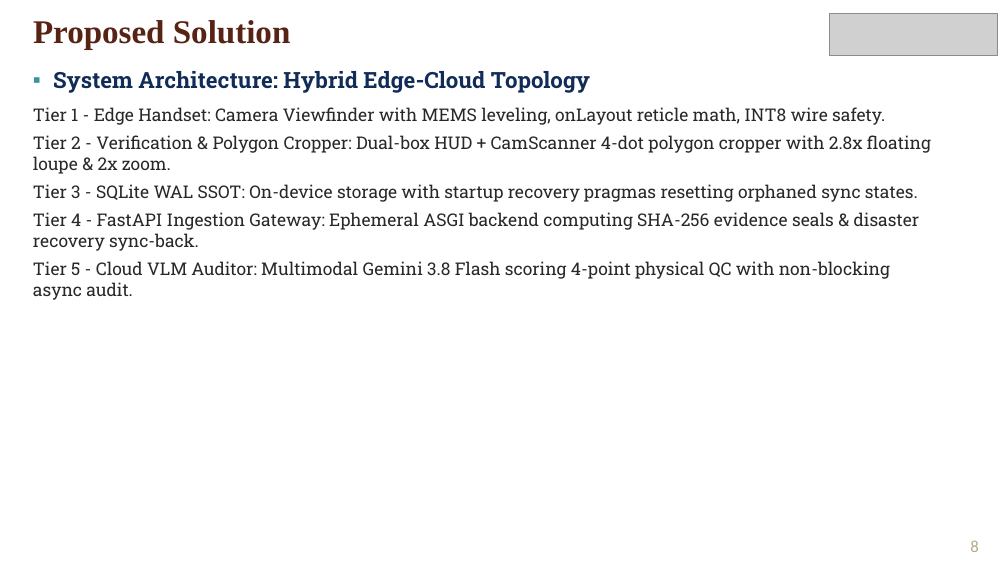
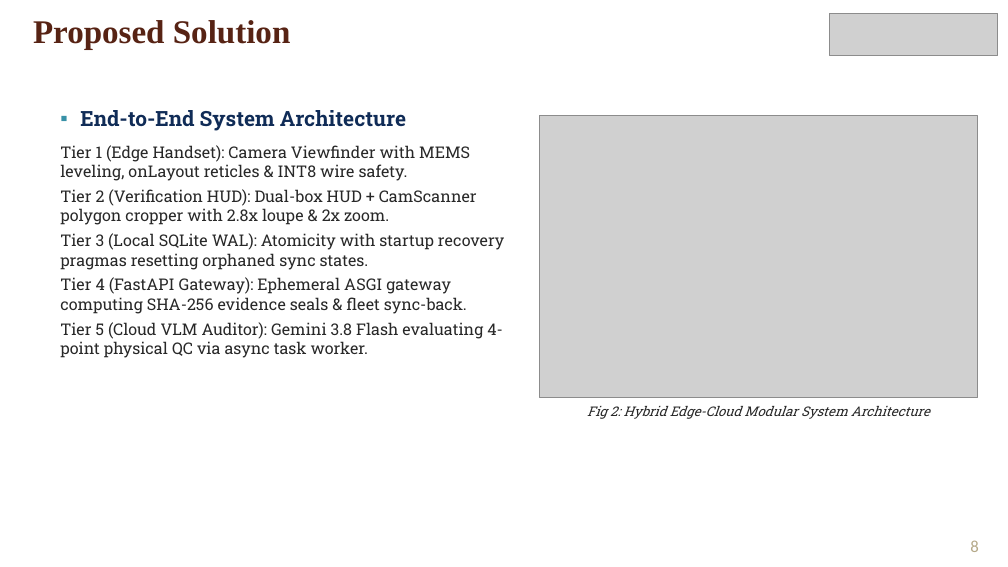
Before and after one commit to frankmathewsajan/psychic-spark, a slide deck: slide 8 of docs/presentation/Capstone_Final_Review_Presentation.pptx. Drawn at 1008x567 pixels with LibreOffice and Linux fonts; fonts in the diff are those of the drawing; grey boxes stand for pictures; background and template pictures are left out. Boxes give left, top, right and bottom in pixels: in the first picture for what was removed or moved away, otherwise in the second. Text is boxed around its words. In the diff, an @@ line names an element or a change of style, - is before the commit and + after.

Commit message:
docs: enrich presentation with diagrams and tables, add photo to report biodata, and substantiate AWS OPEX metrics

```diff
--- a/docs/presentation/Capstone_Final_Review_Presentation.pptx
+++ b/docs/presentation/Capstone_Final_Review_Presentation.pptx
@@ text at box(60, 110, 504, 358): text changed; size 12.5 to 11.5 pt @@
-▪ System Architecture: Hybrid Edge-Cloud Topology
-Tier 1 - Edge Handset: Camera Viewfinder with MEMS leveling, onLayout reticle math, INT8 wire safety.
-Tier 2 - Verification & Polygon Cropper: Dual-box HUD + CamScanner 4-dot polygon cropper with 2.8x floating loupe & 2x zoom.
-Tier 3 - SQLite WAL SSOT: On-device storage with startup recovery pragmas resetting orphaned sync states.
-Tier 4 - FastAPI Ingestion Gateway: Ephemeral ASGI backend computing SHA-256 evidence seals & disaster recovery sync-back.
-Tier 5 - Cloud VLM Auditor: Multimodal Gemini 3.8 Flash scoring 4-point physical QC with non-blocking async audit.
+▪ End-to-End System Architecture
+Tier 1 (Edge Handset): Camera Viewfinder with MEMS leveling, onLayout reticles & INT8 wire safety.
+Tier 2 (Verification HUD): Dual-box HUD + CamScanner polygon cropper with 2.8x loupe & 2x zoom.
+Tier 3 (Local SQLite WAL): Atomicity with startup recovery pragmas resetting orphaned sync states.
+Tier 4 (FastAPI Gateway): Ephemeral ASGI gateway computing SHA-256 evidence seals & fleet sync-back.
+Tier 5 (Cloud VLM Auditor): Gemini 3.8 Flash evaluating 4-point physical QC via async task worker.
@@ picture added at box(539, 116, 978, 398) @@
@@ text added at box(587, 406, 930, 419), 9.5 pt, text #282828, italic @@
+Fig 2: Hybrid Edge-Cloud Modular System Architecture
```
Also in this commit, not shown: 5 other slides changed, 4 other files.
